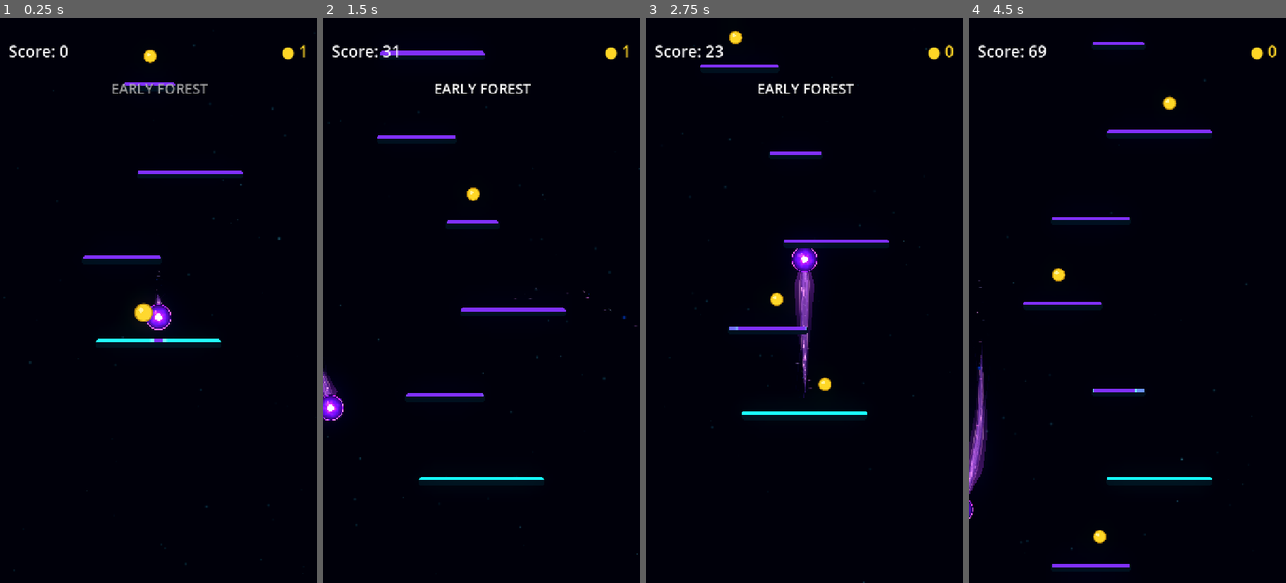
Above: before the commit, frames 1-4 (left to right).
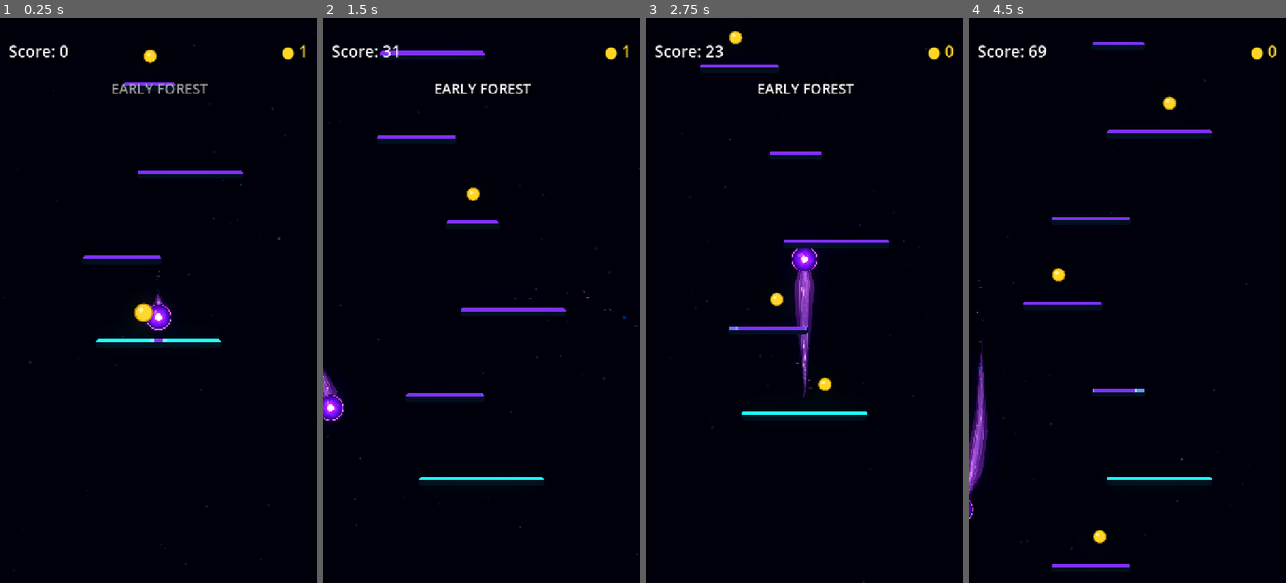
Above: after the commit, the same moments.

Repository: Kryodo/TowerJump
Game: Godot game, scene res://scenes/main.tscn
Same seed, same stepped clock (60 frames per second), same inputs: the game is played once before the commit and once after it.
Inputs (mouse positions are in pixels of both pictures, inside the frame that each line leads up to):
- Up to frame 1 (0.25 s): no input
- Up to frame 2 (1.5 s): move the mouse to (551, 272) at 0.52 s; hold Right (ui_right) 0.53-1.25 s; click (551, 272) at 0.67 s; drag from (418, 328) to (471, 193) at 1.27 s
- Up to frame 3 (2.75 s): click "Nochmal spielen" at 2 s
- Up to frame 4 (4.5 s): move the mouse to (1159, 176) at 2.77 s; hold Right (ui_right) 2.78-3.5 s; drag from (1111, 413) to (1057, 215) at 3.52 s; move the mouse to (1222, 385) at 4.27 s; hold Left (ui_left) from 4.28 s (still down)

The runs differ from the first frame. In frame 1, less than 0.1% of the frame differs, in the area x 46-55%, y 48-56%; in frame 2, less than 0.1%; in frame 3, 0.4%; in frame 4, 0.4%, in the area x 0-6%, y 56-89%.

Commit message:
Build the shared comet silhouette and contour

Diff:
--- a/scripts/ball_trail.gd
+++ b/scripts/ball_trail.gd
@@ -11,9 +11,9 @@
 @export var max_segment_distance: float = 120.0
 @export_range(0.0, 40.0, 1.0) var trail_head_offset: float = 28.0
 
-const UNIFIED_HEAD_RADIUS: float = 29.0
+const UNIFIED_HEAD_RADIUS: float = 31.0
 const UNIFIED_ROOT_BLEND_DISTANCE: float = 38.0
-const UNIFIED_HEAD_ARC_SEGMENTS: int = 12
+const UNIFIED_HEAD_ARC_SEGMENTS: int = 20
 
 @export_category("Visual Palette")
 @export_enum("Electric Blue", "Rich Violet") var visual_palette: int = 0
@@ -22,6 +22,7 @@
 @onready var _energy_line: Line2D = $EnergyLine
 @onready var _trail_aura: Line2D = $TrailAura
 @onready var _unified_shape: Polygon2D = get_node_or_null("UnifiedCometShape") as Polygon2D
+@onready var _unified_contour: Line2D = get_node_or_null("UnifiedCometContour") as Line2D
 @onready var _wisp_left: Line2D = $WispLeft
 @onready var _wisp_right: Line2D = $WispRight
 @onready var _ball_visual: Sprite2D = get_parent().get_node("Visual") as Sprite2D
@@ -86,6 +87,8 @@
 		if _unified_shape != null:
 			_unified_shape.polygon = PackedVector2Array()
 			_unified_shape.uv = PackedVector2Array()
+		if _unified_contour != null:
+			_unified_contour.clear_points()
 		return
 
 	_energy_line.clear_points()
@@ -154,6 +157,8 @@
 	if total_distance < 0.01:
 		_unified_shape.polygon = PackedVector2Array()
 		_unified_shape.uv = PackedVector2Array()
+		if _unified_contour != null:
+			_unified_contour.clear_points()
 		return
 
 	var tangents: Array[Vector2] = []
@@ -194,10 +199,11 @@
 	var root_direction: Vector2 = tangents[0]
 	var root_normal: Vector2 = normals[0]
 
-	# Rear half of the ball: this cap is hidden beneath the normal orb sprite.
+	# Close the fill across the FRONT half of the ball. The real orb is drawn
+	# above this skin, so its core remains untouched and the closure stays hidden.
 	for arc_index in range(UNIFIED_HEAD_ARC_SEGMENTS + 1):
 		var arc_t: float = float(arc_index) / float(UNIFIED_HEAD_ARC_SEGMENTS)
-		var angle: float = PI * 0.5 - PI * arc_t
+		var angle: float = PI * 0.5 + PI * arc_t
 		var world_point: Vector2 = (
 			path[0]
 			+ root_direction * UNIFIED_HEAD_RADIUS * cos(angle)
@@ -224,6 +230,28 @@
 
 	_unified_shape.polygon = polygon_points
 	_unified_shape.uv = polygon_uvs
+
+	# Draw only the exposed silhouette: begin at one shoulder, follow that
+	# side of the shared body to the tip, then return along the opposite side.
+	# The front head arc is deliberately omitted; the orb supplies that contour.
+	if _unified_contour != null:
+		var contour_points := PackedVector2Array()
+		contour_points.append(
+			_unified_shape.to_local(path[0] + root_normal * UNIFIED_HEAD_RADIUS)
+		)
+		for i in range(1, path.size() - 1):
+			contour_points.append(
+				_unified_shape.to_local(path[i] + normals[i] * half_widths[i])
+			)
+		contour_points.append(_unified_shape.to_local(path[path.size() - 1]))
+		for i in range(path.size() - 2, 0, -1):
+			contour_points.append(
+				_unified_shape.to_local(path[i] - normals[i] * half_widths[i])
+			)
+		contour_points.append(
+			_unified_shape.to_local(path[0] - root_normal * UNIFIED_HEAD_RADIUS)
+		)
+		_unified_contour.points = contour_points
 
 	# The same direction drives both rim shaders, tying their contour treatment
 	# to the actual shared silhouette instead of fading an independent effect.
@@ -317,6 +345,7 @@
 	var diamond_tint: Color
 	var square_tint: Color
 	var shard_tint: Color
+	var contour_color: Color
 
 	if visual_palette == 1:
 		energy_head = Color(0.98, 0.72, 1.0, 1.0)
@@ -331,6 +360,7 @@
 		diamond_tint = Color(0.98, 0.52, 1.20, 1.0)
 		square_tint = Color(0.58, 0.20, 1.12, 0.96)
 		shard_tint = Color(1.0, 0.70, 1.25, 1.0)
+		contour_color = Color(1.25, 0.42, 2.2, 1.0)
 	else:
 		energy_head = Color(0.72, 0.94, 1.0, 1.0)
 		energy_tail = Color(0.035, 0.16, 0.82, 1.0)
@@ -344,6 +374,7 @@
 		diamond_tint = Color(0.40, 0.78, 1.25, 1.0)
 		square_tint = Color(0.12, 0.42, 1.18, 0.96)
 		shard_tint = Color(0.62, 0.90, 1.30, 1.0)
+		contour_color = Color(0.16, 0.90, 1.8, 1.0)
 
 	# Duplicate materials locally so palette changes don't mutate shared resources.
 	var orb_material := _ball_visual.material as ShaderMaterial
@@ -374,6 +405,10 @@
 	_set_line_gradient(_trail_aura, aura_head, aura_tail)
 	_set_line_gradient(_wisp_left, left_wisp_head, left_wisp_tail)
 	_set_line_gradient(_wisp_right, right_wisp_head, right_wisp_tail)
+	if _unified_contour != null:
+		# Same hue on both flanks; the gradient's alpha profile fades toward
+		# the tip symmetrically instead of making one side darker than the other.
+		_set_line_gradient(_unified_contour, contour_color, contour_color)
 
 	# Give each fragment type a distinct but coordinated tint. The atlas
 	# itself is neutral white, so these colors remain clear in both palettes.
